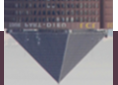
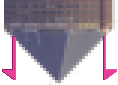
Two versions of the same layered image (118x85). Layer-by-layer changes:
removed layer "Pasted Layer" over bbox(4, 0, 113, 85)
renamed "pipe-end-top.png" to "pipe-end-bottom.png", painted on it over bbox(0, 0, 118, 85)
